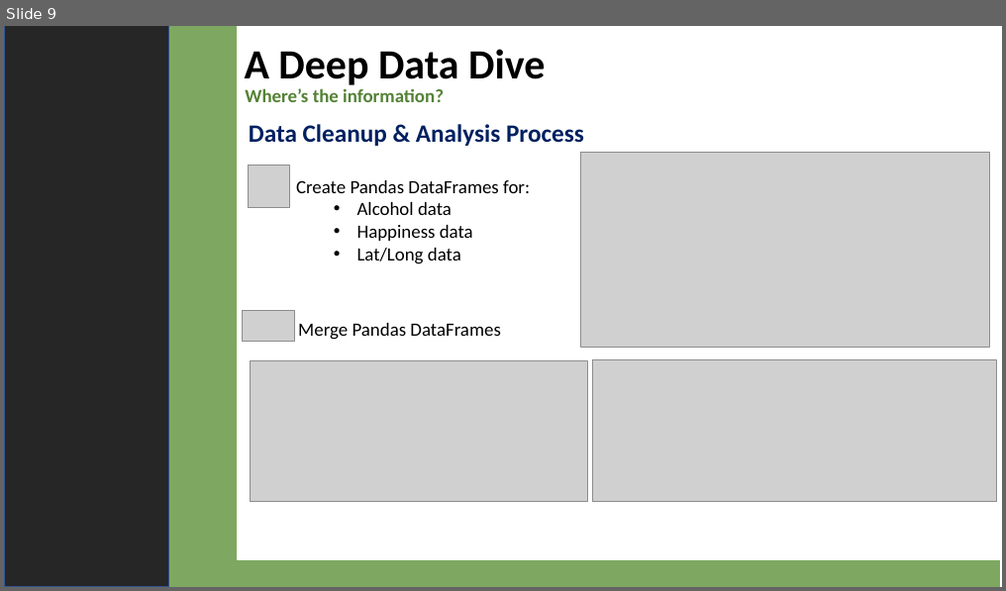
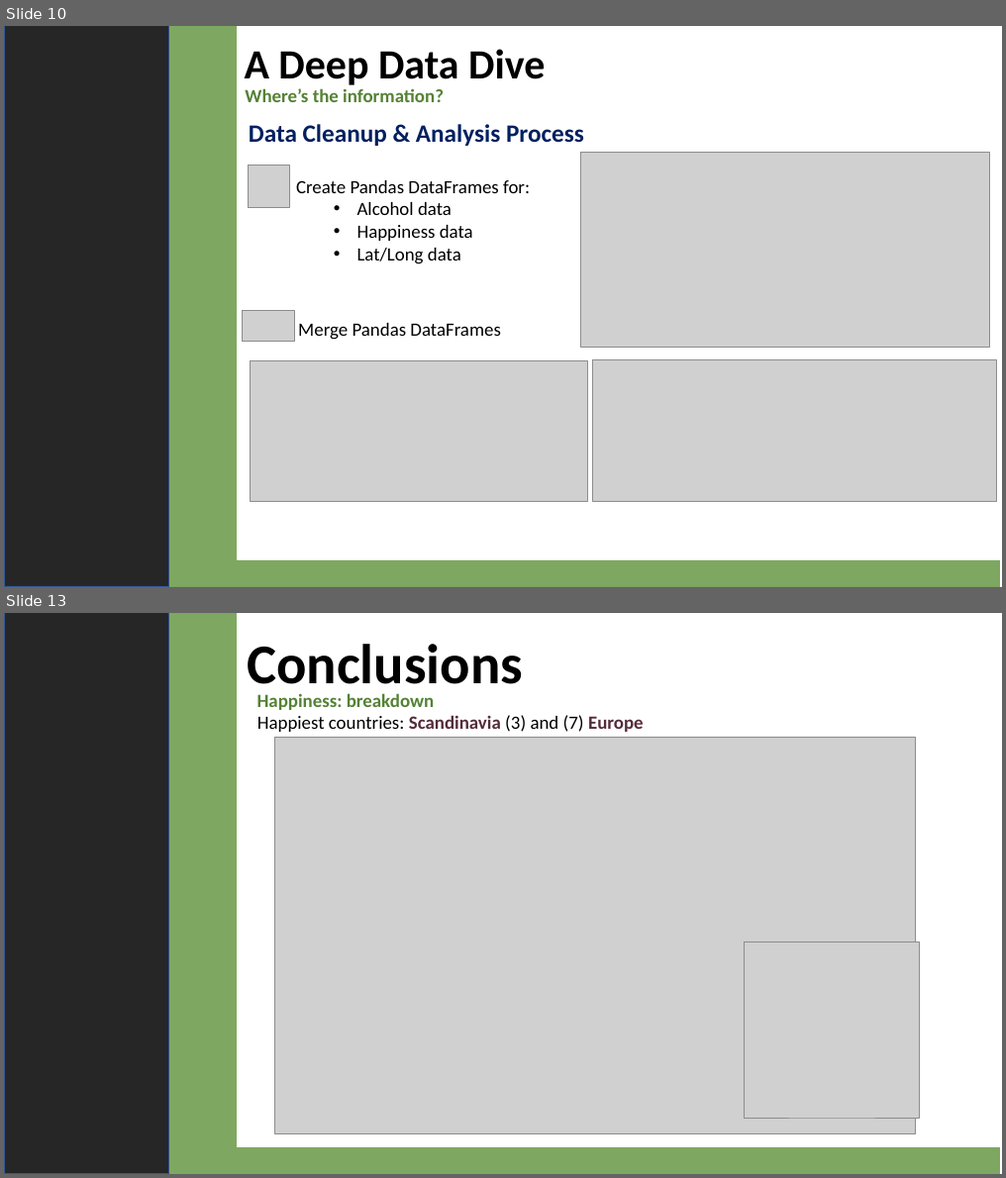
Before and after one commit to 4d4m43/DrinkAndBeHapPY, a slide deck: For Submittal/DrinkandBeHappyFinal.pptx. Shown one above the other, each under a label of ours: slide 9 before the commit, slides 10 and 13 after it; the slides between them are not shown. The pictures are 1006x591 and 1006x1178 pixels, drawn with LibreOffice and Linux fonts; fonts in the diff are those of the drawing; grey boxes stand for pictures. Boxes give left, top, right and bottom in pixels: in the first picture for what was removed or moved away, otherwise in the second. Text is boxed around its words. In the diff, an @@ line names an element or a change of style, - is before the commit and + after.

```diff
--- a/For Submittal/DrinkandBeHappyFinal.pptx
+++ b/For Submittal/DrinkandBeHappyFinal.pptx
@@ slide 13 added at [4,613,1002,1174], background #FFFFFF @@
@@ rectangle added at [4,613,168,1174], fill #262626, outline #325491 1 pt @@
@@ rectangle added at [86,613,236,1174], fill #7EA861, outline #7EA861 1 pt @@
@@ text added at [247,644,523,697], 54 pt, text #000000, bold @@
+Conclusions
@@ text added at [257,693,435,710], 18 pt, text #548235, bold @@
+Happiness: breakdown
@@ text added at [257,715,644,732], 18 pt, text #000000 @@
+          Happiest countries: Scandinavia (3) and (7) Europe
@@ picture added at [275,737,916,1134] @@
@@ picture added at [745,943,920,1118] @@
@@ rectangle added at [208,1149,1000,1174], fill #7EA861, outline #7EA861 1 pt @@
@@ what was slide 9 is now slide 10 @@
```
Also in this commit, not shown: 9 slides changed, 4 other slides added.
